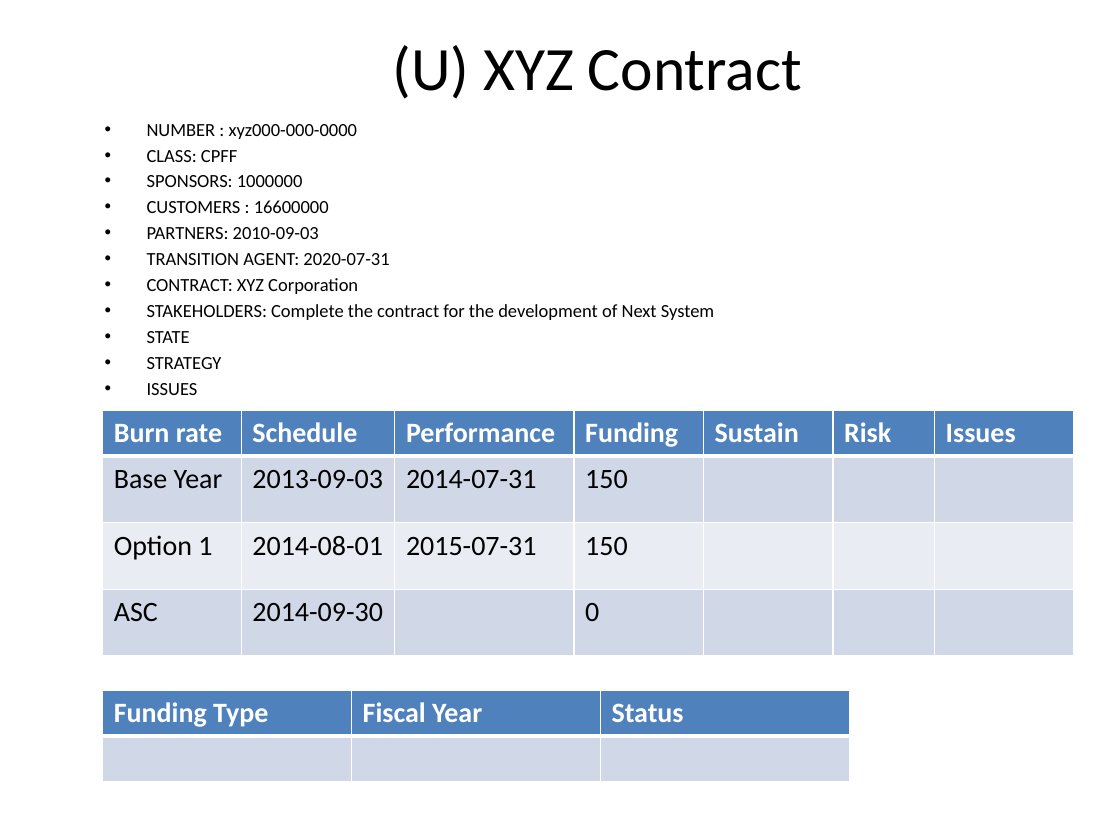
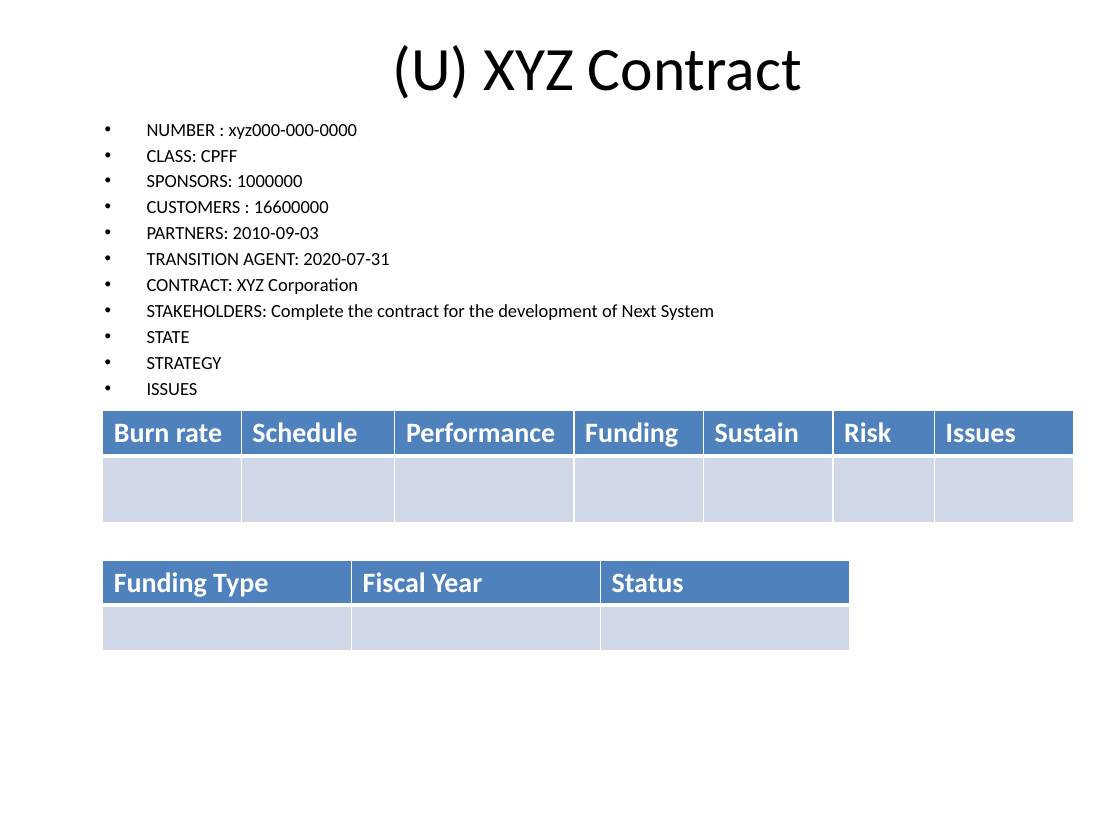
Before and after one commit to sastafford/marklogic-powerpoint, a slide deck: slide 2 of src/main/resources/powerpoint/template.pptx. Drawn at 1120x840 pixels with LibreOffice and Linux fonts; fonts in the diff are those of the drawing. Boxes give left, top, right and bottom in pixels: in the first picture for what was removed or moved away, otherwise in the second. Text is boxed around its words. In the diff, an @@ line names an element or a change of style, - is before the commit and + after.

Commit message:
New template

```diff
--- a/src/main/resources/powerpoint/template.pptx
+++ b/src/main/resources/powerpoint/template.pptx
@@ table at <box>103,411,1075,523</box> @@
-row 2: Base Year | 2013-09-03 | 2014-07-31 | 150 |  |  | 
-row 3: Option 1 | 2014-08-01 | 2015-07-31 | 150 |  |  | 
-row 4: ASC | 2014-09-30 |  | 0 |  |  | 
+row 2:  |  |  |  |  |  | 
@@ table: place and size @@
-table at <box>103,691,849,782</box>
+table at <box>103,560,849,651</box>
```
